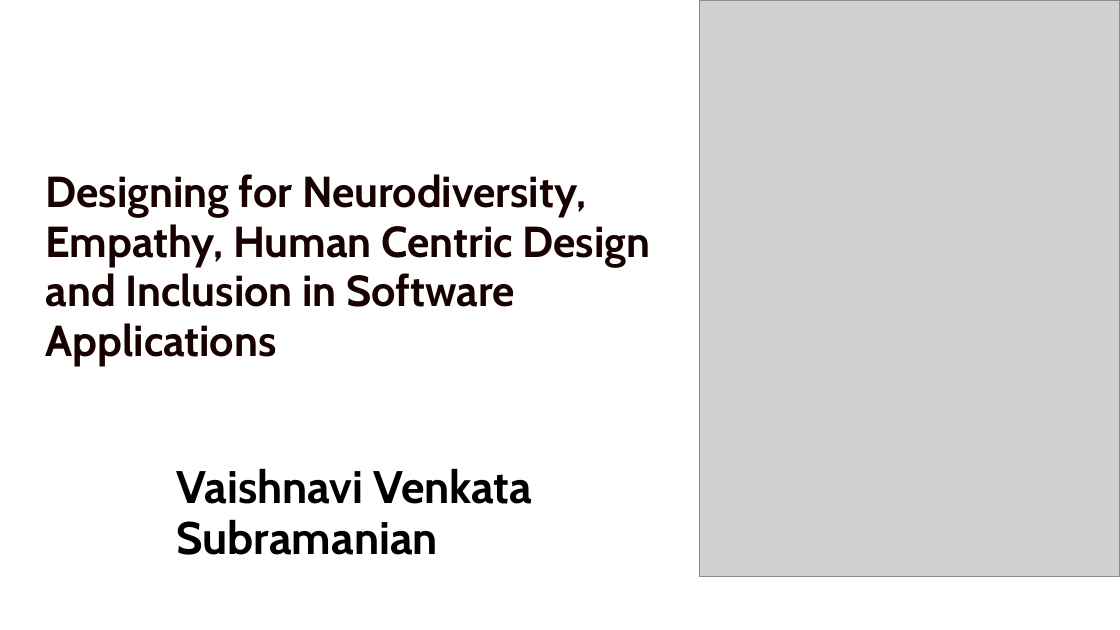
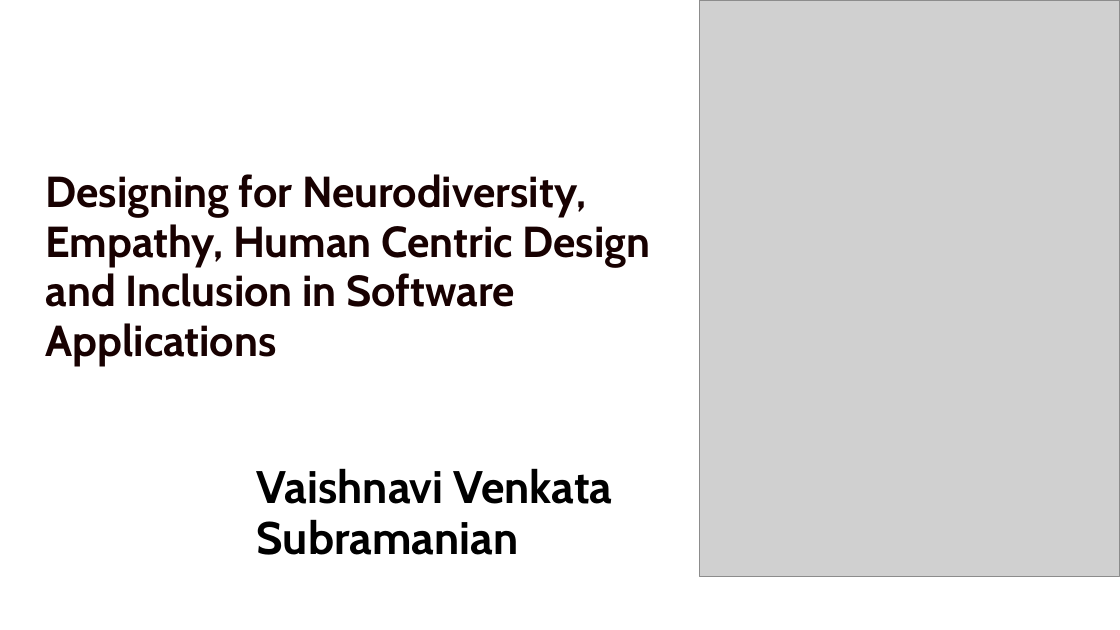
Before and after one commit to vaishnavitv/Assets-and-Publications, a slide deck: slide 1 of Speaking-Engagements/2024/Vancouver.dev/Presentation/ND-Product-Design.pptx. Drawn at 1120x630 pixels with LibreOffice and Linux fonts; fonts in the diff are those of the drawing; grey boxes stand for pictures. Boxes give left, top, right and bottom in pixels: in the first picture for what was removed or moved away, otherwise in the second. Text is boxed around its words. In the diff, an @@ line names an element or a change of style, - is before the commit and + after.

```diff
--- a/Speaking-Engagements/2024/Vancouver.dev/Presentation/ND-Product-Design.pptx
+++ b/Speaking-Engagements/2024/Vancouver.dev/Presentation/ND-Product-Design.pptx
@@ text "Vaishnavi Venkata Subramanian": place and size @@
-text "Vaishnavi Venkata Subramanian" at (177, 468, 532, 555)
+text "Vaishnavi Venkata Subramanian" at (257, 468, 613, 555)
```
Also in this commit, not shown: 15 other slides changed, 7 slides added, 4 slides removed, 1 other file.
